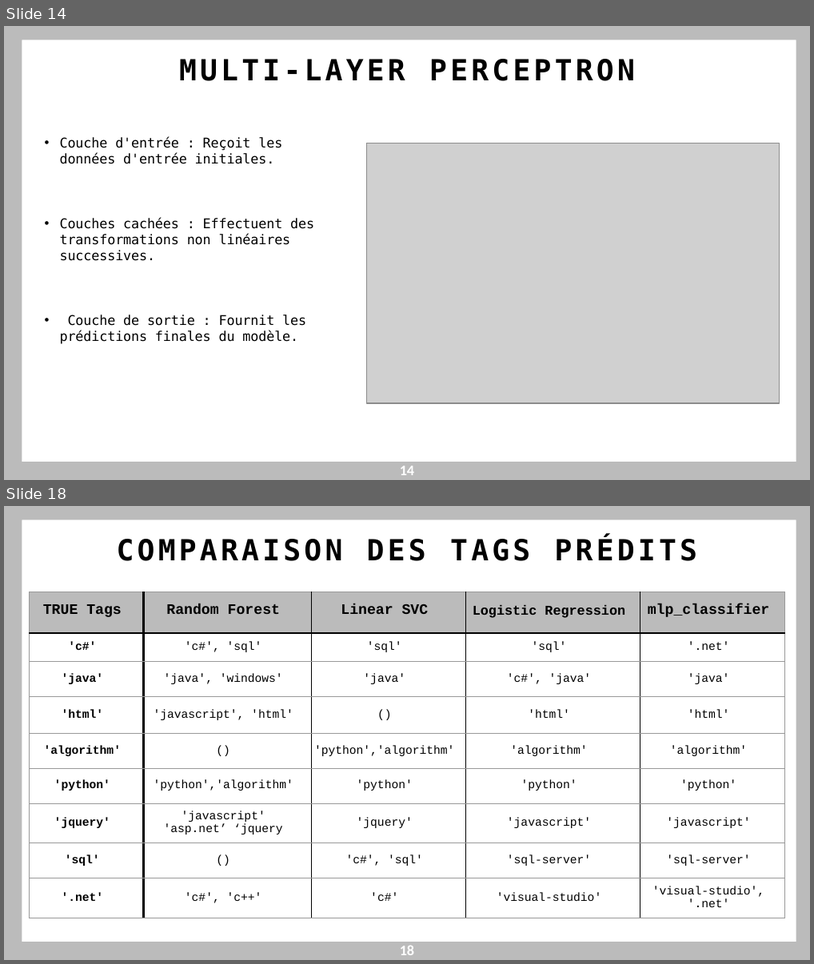
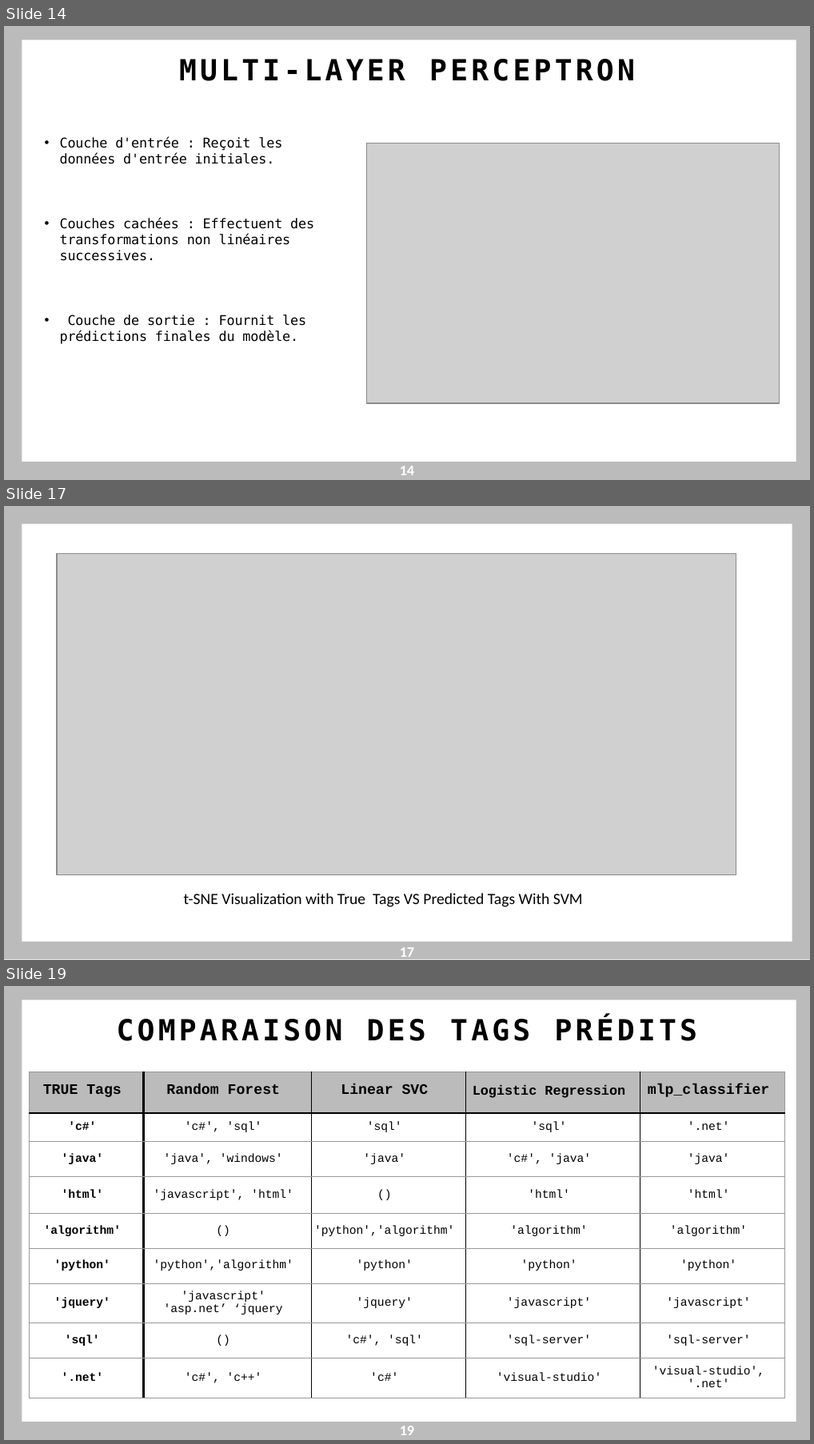
Before and after one commit to theNorthman811/Stack_Overflow_tags_suggestion, a slide deck: BELGHAZI_SEDDIK_5_presentation_072023.pptx. Shown one above the other, each under a label of ours: slides 14 and 18 before the commit, slides 14, 17 and 19 after it; the slides between them are not shown. The pictures are 814x964 and 814x1444 pixels, drawn with LibreOffice and Linux fonts; fonts in the diff are those of the drawing; grey boxes stand for pictures. Boxes give left, top, right and bottom in pixels: in the first picture for what was removed or moved away, otherwise in the second. Text is boxed around its words. In the diff, an @@ line names an element or a change of style, - is before the commit and + after.

```diff
--- a/BELGHAZI_SEDDIK_5_presentation_072023.pptx
+++ b/BELGHAZI_SEDDIK_5_presentation_072023.pptx
@@ slide 17 added at [4, 506, 810, 960], background #FFFFFF @@
@@ freeform shape added at [4, 506, 810, 960], fill #BBBBBB @@
@@ picture added at [57, 553, 736, 875] @@
@@ text added at [184, 893, 583, 908], 14 pt, text #000000 @@
+t-SNE Visualization with True Tags VS Predicted Tags With SVM
@@ page number added at [400, 948, 414, 960], 13 pt, text #FFFFFF, bold @@
+17
@@ what was slide 18 is now slide 19 @@
@@ page number at [400, 1426, 414, 1436]: text changed @@
-18
+19
```
Also in this commit, not shown: 6 slides changed, 3 other files.
